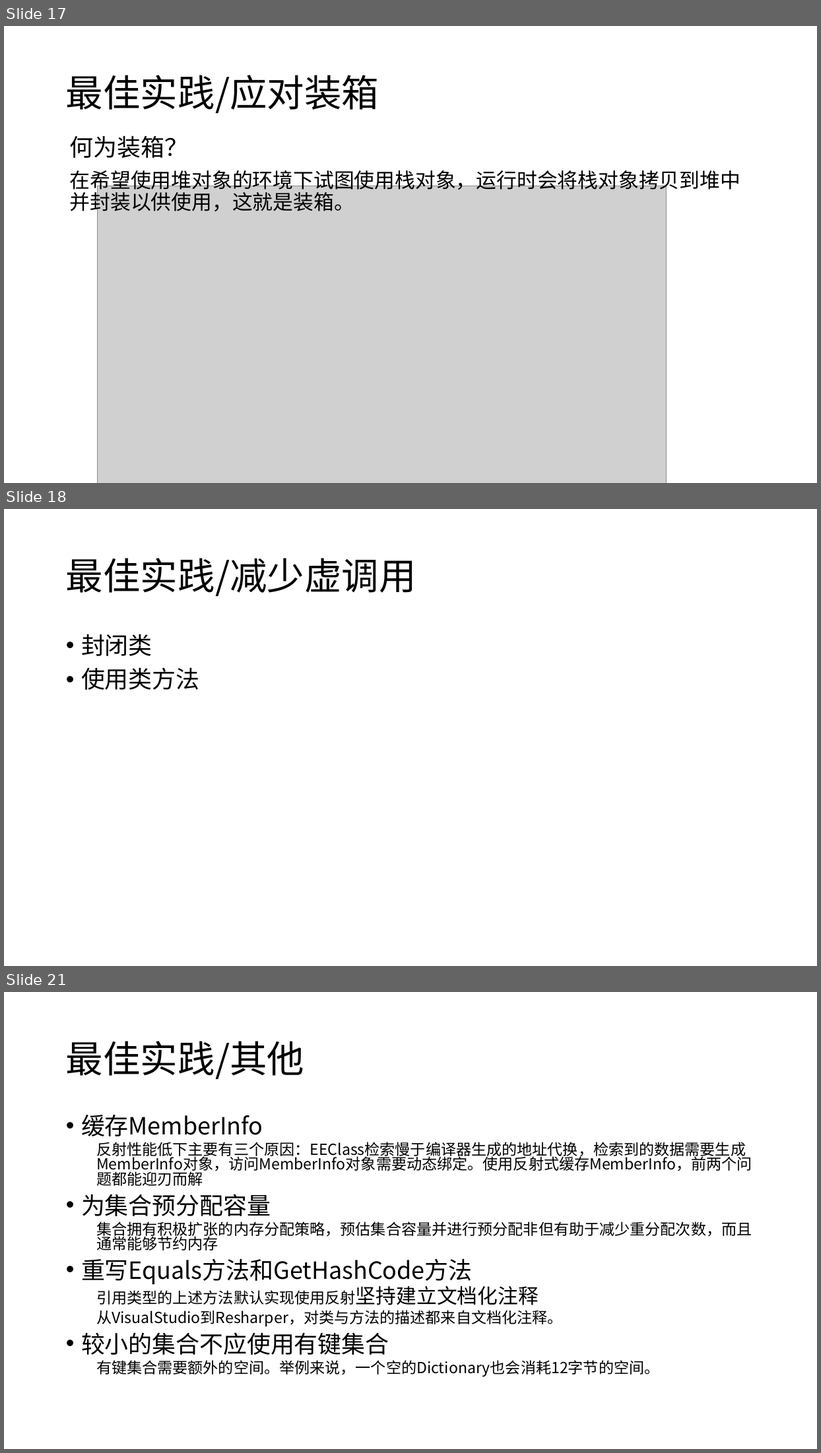
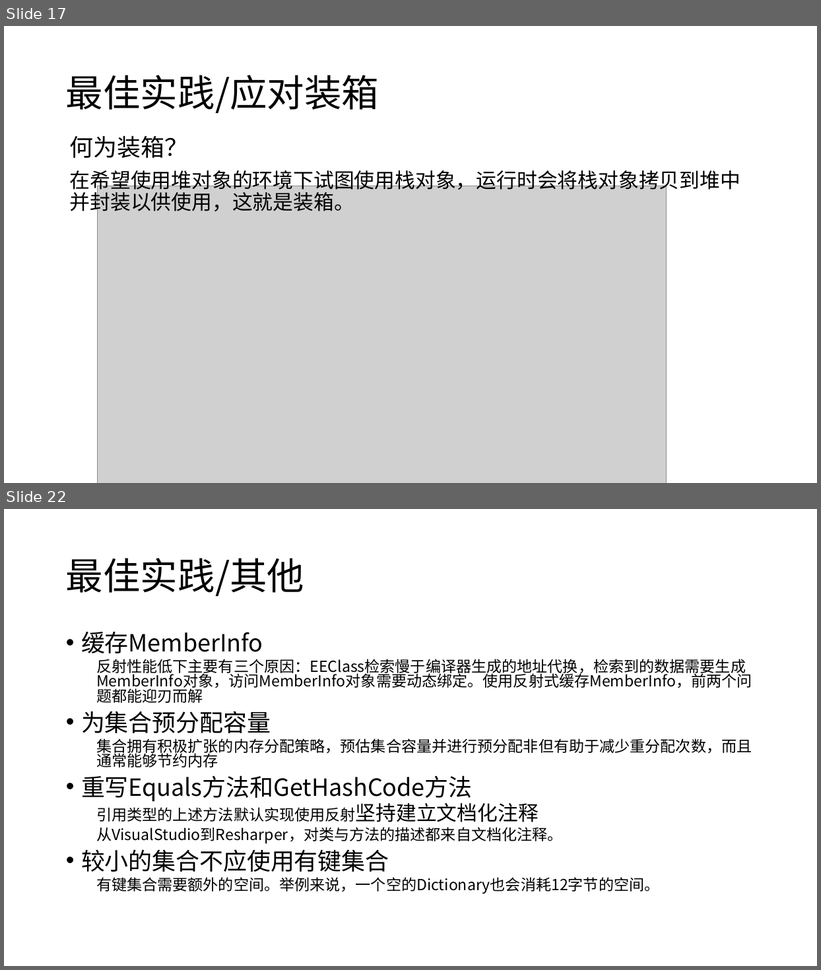
Before and after one commit to snakealpha/DotNetSession, a slide deck: pptx.pptx.pptx. Shown one above the other, each under a label of ours: slides 17, 18 and 21 before the commit, slides 17 and 22 after it; the slides between them are not shown. The pictures are 821x1453 and 821x970 pixels, drawn with LibreOffice and Linux fonts; fonts in the diff are those of the drawing; grey boxes stand for pictures. Boxes give left, top, right and bottom in pixels: in the first picture for what was removed or moved away, otherwise in the second. Text is boxed around its words. In the diff, an @@ line names an element or a change of style, - is before the commit and + after.

```diff
--- a/pptx.pptx.pptx
+++ b/pptx.pptx.pptx
@@ slide 18 removed at [4,509,817,966], background #FFFFFF @@
@@ title removed at [66,558,416,596] @@
-最佳实践/减少虚调用
@@ text removed at [81,634,199,690] @@
-• 封闭类
-• 使用类方法
@@ what was slide 21 is now slide 22 @@
```
Also in this commit, not shown: 4 slides added, 2 other slides removed, 1 other file.
